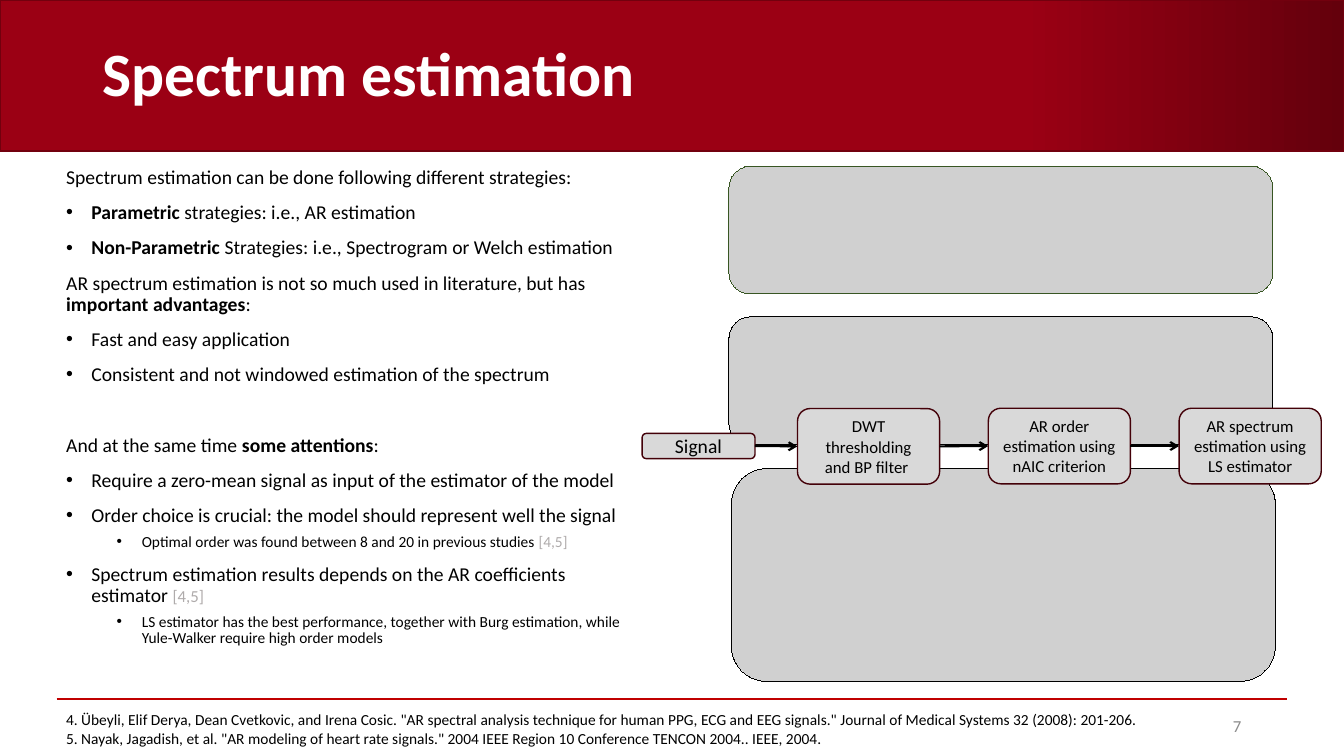
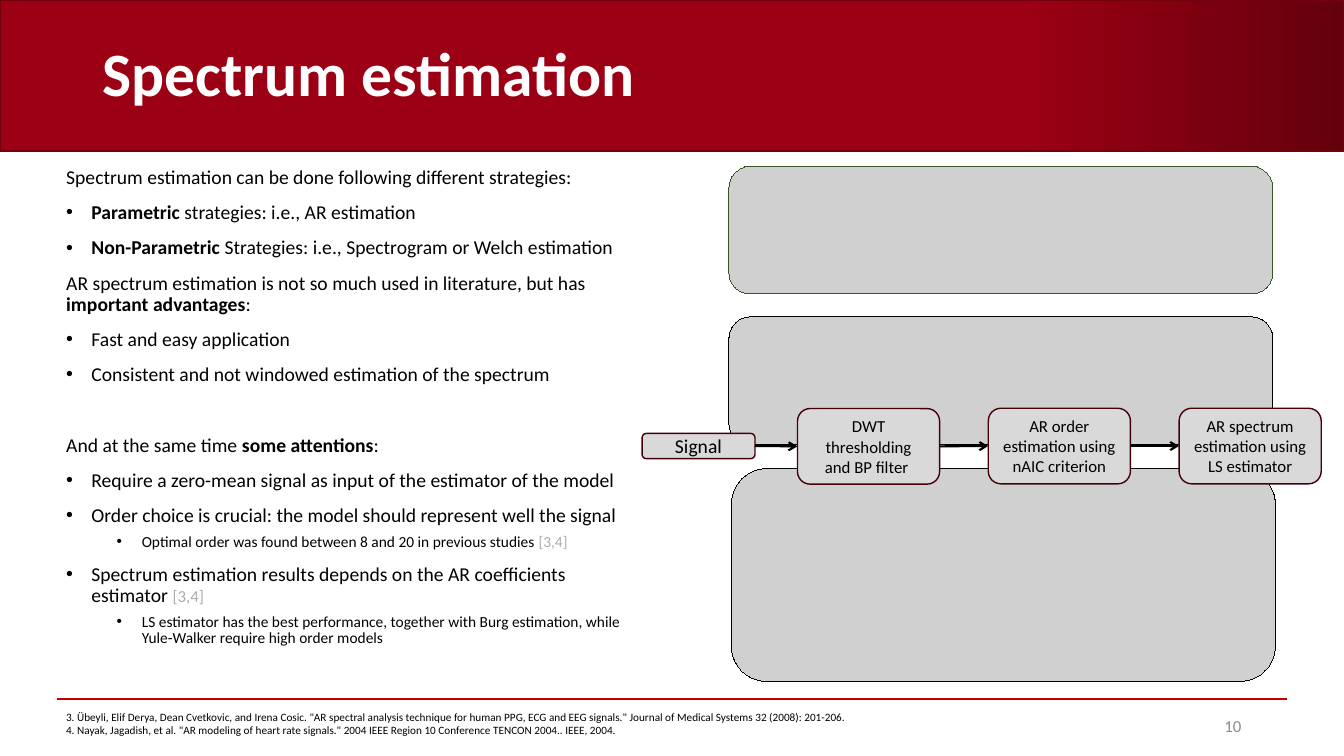
Before and after one commit to AndreaCorrado00/Tesi_magistrale_Corrado_Andrea, a slide deck: slide 10 of Documentation/4. Recap filters-spectrum-alignment .pptx (slide 7 before the commit). Drawn at 1344x756 pixels with LibreOffice and Linux fonts; fonts in the diff are those of the drawing; grey boxes stand for pictures; background and template pictures are left out. Boxes give left, top, right and bottom in pixels: in the first picture for what was removed or moved away, otherwise in the second. Text is boxed around its words. In the diff, an @@ line names an element or a change of style, - is before the commit and + after.

```diff
--- a/Documentation/4. Recap filters-spectrum-alignment .pptx
+++ b/Documentation/4. Recap filters-spectrum-alignment .pptx
@@ text at [91, 536, 568, 604]: text changed @@
-  • Optimal order was found between 8 and 20 in previous studies [4,5]
-• Spectrum estimation results depends on the AR coefficients estimator [4,5]
+  • Optimal order was found between 8 and 20 in previous studies [3,4]
+• Spectrum estimation results depends on the AR coefficients estimator [3,4]
@@ text at [66, 712, 844, 736]: text changed; size 11 to 8 pt @@
-4. Übeyli, Elif Derya, Dean Cvetkovic, and Irena Cosic. "AR spectral analysis technique for human PPG, ECG and EEG signals." Journal of Medical Systems 32 (2008): 201-206.
-5. Nayak, Jagadish, et al. "AR modeling of heart rate signals." 2004 IEEE Region 10 Conference TENCON 2004.. IEEE, 2004.
+3. Übeyli, Elif Derya, Dean Cvetkovic, and Irena Cosic. "AR spectral analysis technique for human PPG, ECG and EEG signals." Journal of Medical Systems 32 (2008): 201-206.
+4. Nayak, Jagadish, et al. "AR modeling of heart rate signals." 2004 IEEE Region 10 Conference TENCON 2004.. IEEE, 2004.
@@ page number at [1224, 721, 1241, 732]: text changed @@
-7
+10
```
Also in this commit, not shown: 7 other slides changed, 7 slides added, 3 slides removed.
